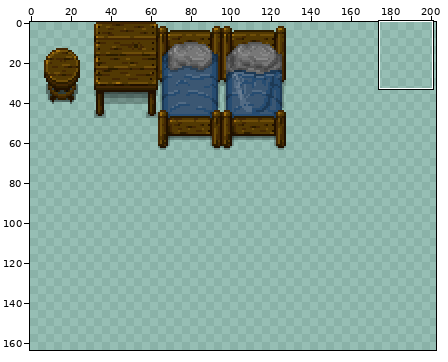
Edited in one commit: pixel-art file (img/object1.ase). The picture above shows the old version from afar; the outline marks the close-up.
Close-up. Earlier state:
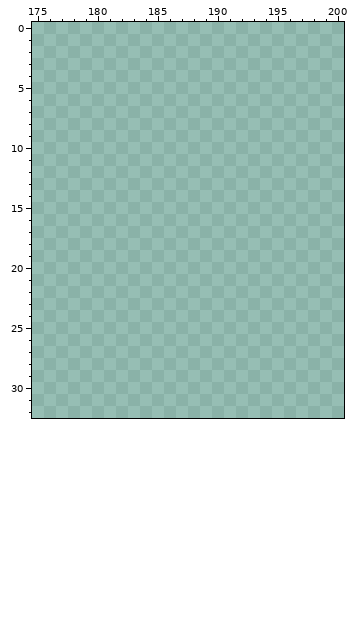
256x256 pixels, 1 frame. Colours within 5 levels of each other are drawn and written as one. Shown: x 175..200, y 0..32. The wide view leaves out empty margins. The commit also changed other parts of the picture, which this record leaves out.
The result:
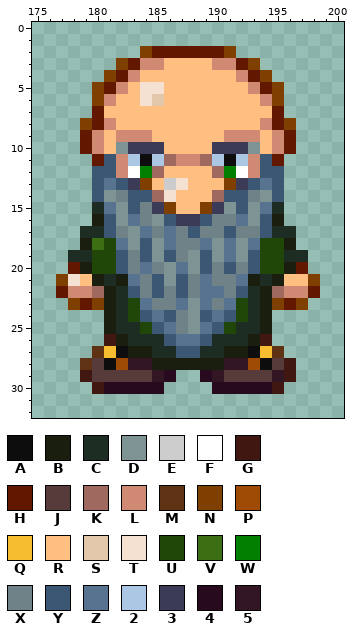
Palette (. is transparent): A #0d0d0d  B #191e0f  C #1e2d23  D #7e9494  E #cccccc  F #ffffff  G #401811  H #621800  J #573b3b  K #a0695f  L #d08a74  M #5f3214  N #7f3f00  P #a04b05  Q #f6bd31  R #ffbf81  S #e3c7ab  T #f5e1d2  U #204608  V #3c6e14  W #007f00  X #6e8287  Y #3b5773  Z #57738f  2 #abc7e3  3 #3b3b57  4 #280a1e  5 #321623
The exact change:
{"change": "layer \"ref\" now shown"}
{"where": "layer \"ref\""}
{"y":2,"x":184,"old":"........","new":"NHHHHHHN"}
{"y":3,"x":182,"old":"............","new":"NHLLRRRRLLHN"}
{"y":4,"x":181,"old":"..............","new":"NHLRRRRRRRRLHN"}
{"y":5,"x":180,"old":"................","new":"NHLRTTRRRRRRRLHN"}
{"y":6,"x":180,"old":"................","new":"NLRRTSRRRRRRRRLN"}
{"y":7,"x":180,"old":"................","new":"HRRRRRRRRRRRRRRH"}
{"y":8,"x":179,"old":"..................","new":"NHLRRRRRRRRRRRRLHN"}
{"y":9,"x":179,"old":"..................","new":"HLRLLLRRRRRRLLLRLH"}
{"y":10,"x":179,"old":"..................","new":"HLRD333RRRR333DRLH"}
{"y":11,"x":180,"old":"................","new":"HYL2A2KLLK2A2LYH"}
{"y":12,"x":180,"old":"................","new":"YYLFWKRRRRKWFLYY"}
{"y":13,"x":180,"old":"................","new":"YZY3NRETRRRN3YZY"}
{"y":14,"x":180,"old":"................","new":"YDXYYKTRRRKYYXDY"}
{"y":15,"x":180,"old":"................","new":"CZDYX3NRRN3DYDZC"}
{"y":16,"x":180,"old":"................","new":"BYDZXDY33YXXZDYB"}
{"y":17,"x":179,"old":"..................","new":"CCYXDZXZXYXXYXXYCC"}
{"y":18,"x":179,"old":"..................","new":"BVUZDYDZXXZDZDZUUB"}
{"y":19,"x":178,"old":"....................","new":"CCUUYXYDYXDYDZDYUUCC"}
{"y":20,"x":178,"old":"....................","new":"HBUUYXZXDZDYXYXYUUBH"}
{"y":21,"x":177,"old":"......................","new":"NTRBCBZXYDYXZXXZBCBRRN"}
{"y":22,"x":177,"old":"......................","new":"HLLKBCYXYXYXZZXYCBKLLH"}
{"y":23,"x":178,"old":"....................","new":"NHNBCUZXXZDZXZUCBNHN"}
{"y":24,"x":181,"old":"..............","new":"BCUYZYXDYZYUCB"}
{"y":25,"x":181,"old":"..............","new":"BCCUYZXDZYUCCB"}
{"y":26,"x":181,"old":"..............","new":"GBCCCYZZYCCCBG"}
{"y":27,"x":180,"old":"................","new":"MQABBCCYYCCBBAQM"}
{"y":28,"x":179,"old":"..................","new":"MJAP55BBBBBB55PAJG"}
{"y":29,"x":179,"old":"........","new":"GJJJJJ54"}
{"y":29,"x":189,"old":"........","new":"45JJJJ5G"}
{"y":30,"x":180,"old":"......","new":"G44444"}
{"y":30,"x":190,"old":"......","new":"44444G"}
{"label":"added","picture_box":[56,46,320,394]}
